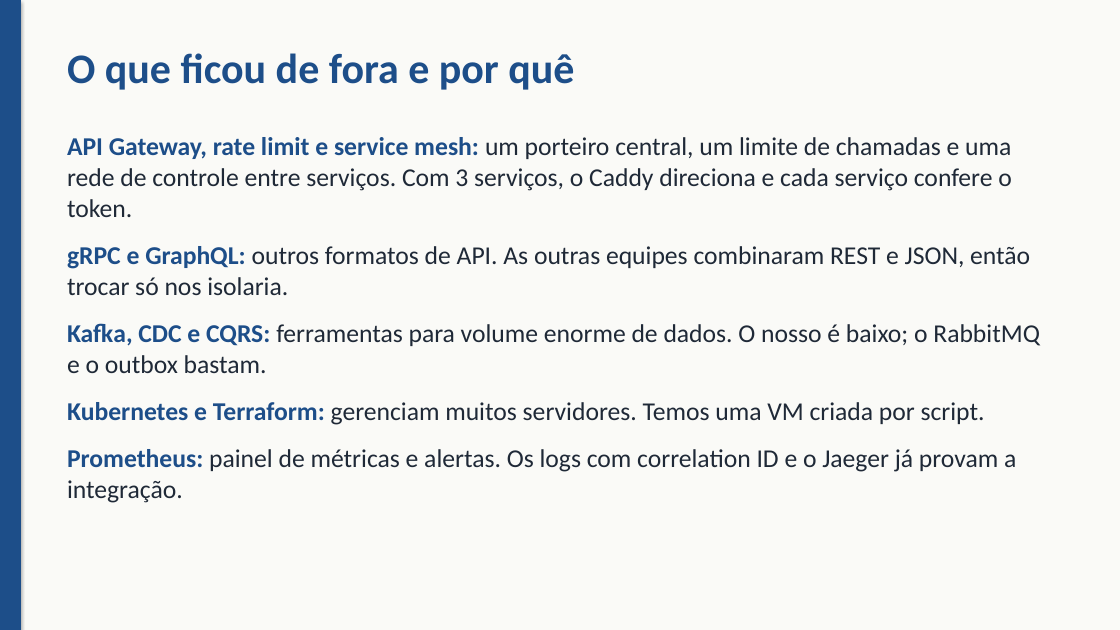
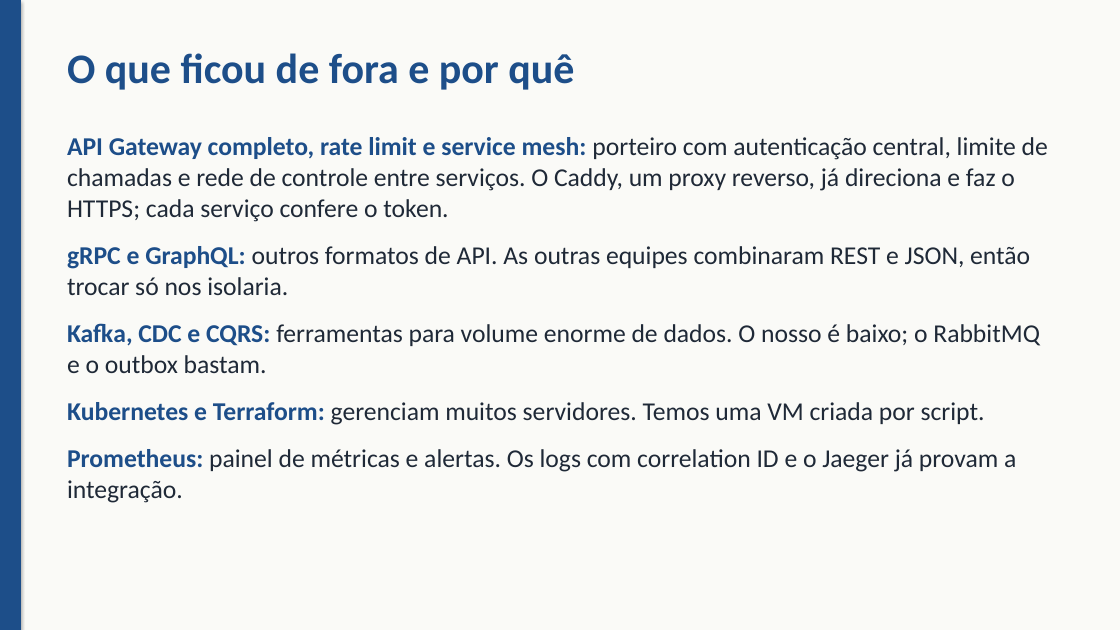
Before and after one commit to OcimarSchroederJR/delivery-financeiro, a slide deck: slide 11 of docs/apresentacao/apresentacao.pptx. Drawn at 1120x630 pixels with LibreOffice and Linux fonts; fonts in the diff are those of the drawing. Boxes give left, top, right and bottom in pixels: in the first picture for what was removed or moved away, otherwise in the second. Text is boxed around its words. In the diff, an @@ line names an element or a change of style, - is before the commit and + after.

Commit message:
docs(apresentacao): preenche a cobertura atual e ajusta o texto do Caddy
Cobertura medida pelo CI: Pagamentos 99%, Notificações 99%, Avaliações 99% e biblioteca 95%. O Caddy passa a ser descrito como proxy reverso que direciona e faz o HTTPS, no lugar de um API Gateway completo.

```diff
--- a/docs/apresentacao/apresentacao.pptx
+++ b/docs/apresentacao/apresentacao.pptx
@@ text at (x1=67, y1=137, x2=1048, y2=222): text changed @@
-API Gateway, rate limit e service mesh: um porteiro central, um limite de chamadas e uma rede de controle entre serviços. Com 3 serviços, o Caddy direciona e cada serviço confere o token.
+API Gateway completo, rate limit e service mesh: porteiro com autenticação central, limite de chamadas e rede de controle entre serviços. O Caddy, um proxy reverso, já direciona e faz o HTTPS; cada serviço confere o token.
```
Also in this commit, not shown: 1 other slide changed.
